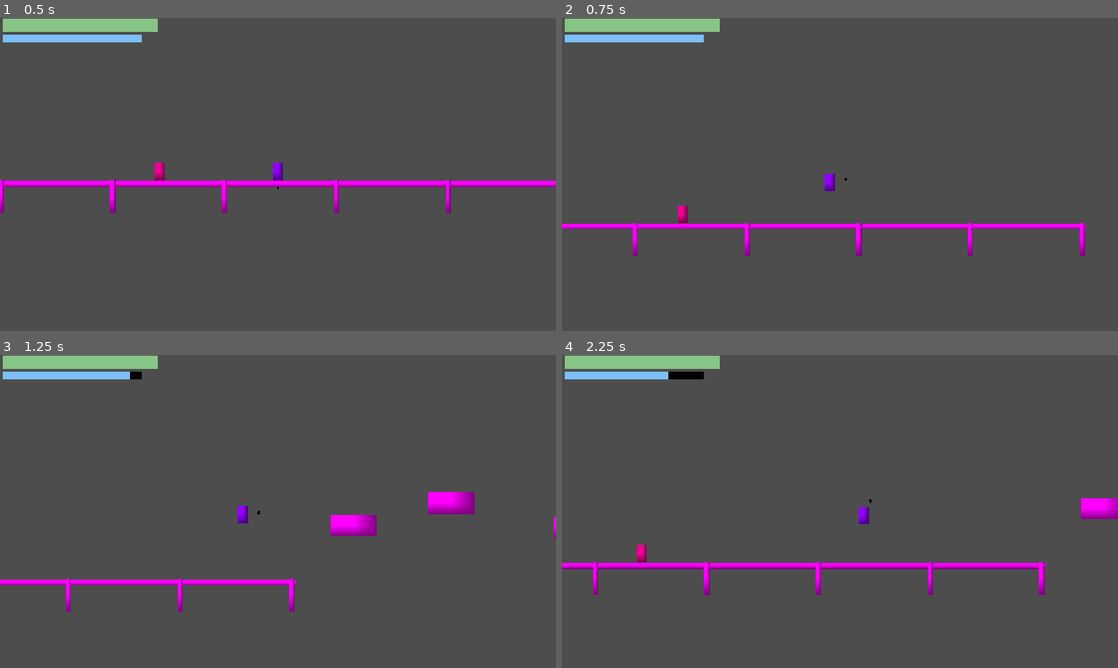
Above: before the commit, frames 1-4 (two rows, left to right).
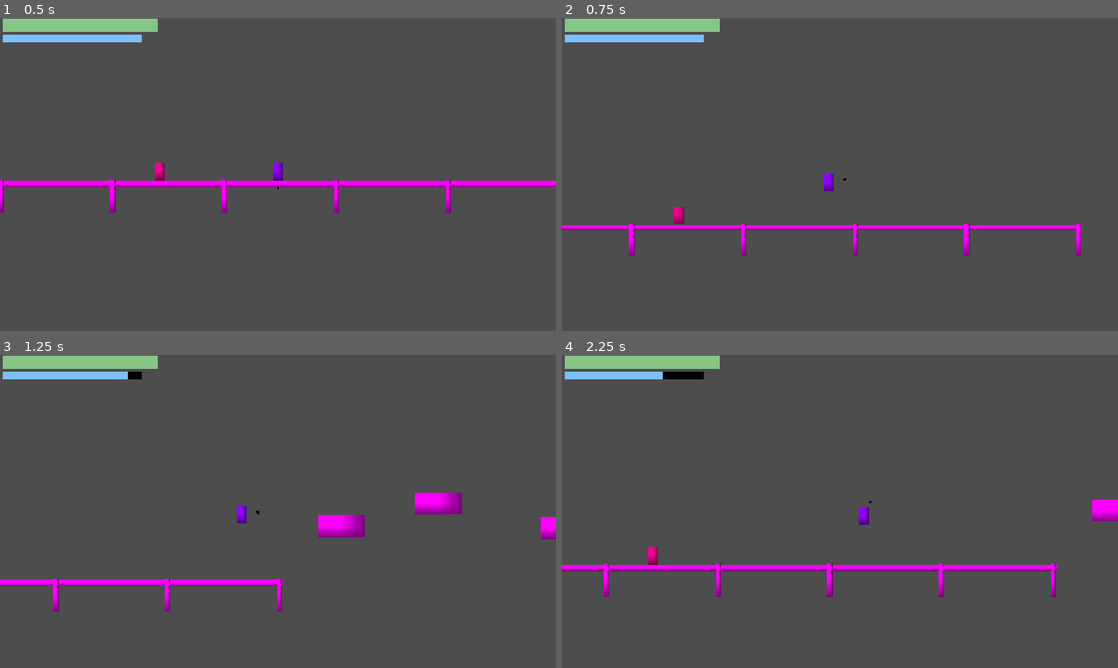
Above: after the commit, the same moments.

Repository: sharwenn-dev/cerulean_eclipse
Game: Godot game, scene res://scenes/test_world.tscn
Same seed, same stepped clock (60 frames per second), same inputs: the game is played once before the commit and once after it.
Inputs (mouse positions are in pixels of both pictures, inside the frame that each line leads up to):
- Up to frame 1 (0.5 s): no input
- Up to frame 2 (0.75 s): tap Enter (ui_accept) at 0.5 s; move the mouse to (962, 158) at 0.52 s; hold D (ui_right) from 0.53 s (still down); right-click (962, 158) at 0.6 s
- Up to frame 3 (1.25 s): keep holding D (ui_right); tap Enter (ui_accept) at 0.77 s; tap Q (spot dodge, bound only after the commit) at 0.8 s
- Up to frame 4 (2.25 s): move the mouse to (728, 527) at 1.27 s; tap Q (spot dodge, bound only after the commit) at 1.35 s; tap Enter (ui_accept) at 1.52 s; right-click (728, 527) at 1.55 s; move the mouse to (895, 442) at 2.02 s; release D (ui_right) at 2.03 s; hold A (ui_left) from 2.03 s (still down); right-click (895, 442) at 2.1 s

Frame 1 is identical in both runs. In frame 2, 2.2% of the frame differs, in the area x 0-95%, y 49-76%; in frame 3, 1.9%; in frame 4, 3.5%, in the area x 0-100%, y 5-78%.

Commit message:
11/23/2025 Basic stuff for spot dodge.
Will actually make it later

Diff:
--- a/entities/player.gd
+++ b/entities/player.gd
@@ -37,10 +37,10 @@
 
 # Dash variables
 var is_dashing: bool = false
-var dash_time: float = 0.25
+var dash_time: float = 0.2
 var dash_timer: float = 0.0
 var dash_direction: Vector2 = Vector2.ZERO
-var dash_speed: float = 800.0
+var dash_speed: float = 900.0
 
 # HUD elements
 @onready var hud = $Camera2D/PlayerHud
@@ -182,6 +182,12 @@
 	gravity = 0
 	velocity = Vector2.ZERO
 
+
+# --------------------------
+# Spot Dodge System
+# --------------------------
+func do_spot_dodge():
+	print("yup yup")
 # --------------------------
 # HUD Updates
 # --------------------------
@@ -215,6 +221,8 @@
 	# DASH INPUT
 	if Input.is_action_just_released("dash") and not is_dashing:
 		do_dash()
+	if Input.is_action_just_released("spot dodge") and not is_dashing:
+		do_spot_dodge()
 
 	## -----START COMBAT LOGIC-----
 	if combat_state == CombatState.HITSTUN:
--- a/project.godot
+++ b/project.godot
@@ -70,3 +70,8 @@
 "events": [Object(InputEventMouseButton,"resource_local_to_scene":false,"resource_name":"","device":-1,"window_id":0,"a …(253 unchanged characters)…
 ]
 }
+"spot dodge"={
+"deadzone": 0.2,
+"events": [Object(InputEventKey,"resource_local_to_scene":false,"resource_name":"","device":-1,"window_id":0,"alt_pressed":false,"shift_pressed":false,"ctrl_pressed":false,"meta_pressed":false,"pressed":false,"keycode":0,"physical_keycode":81,"key_label":0,"unicode":113,"location":0,"echo":false,"script":null)
+]
+}
